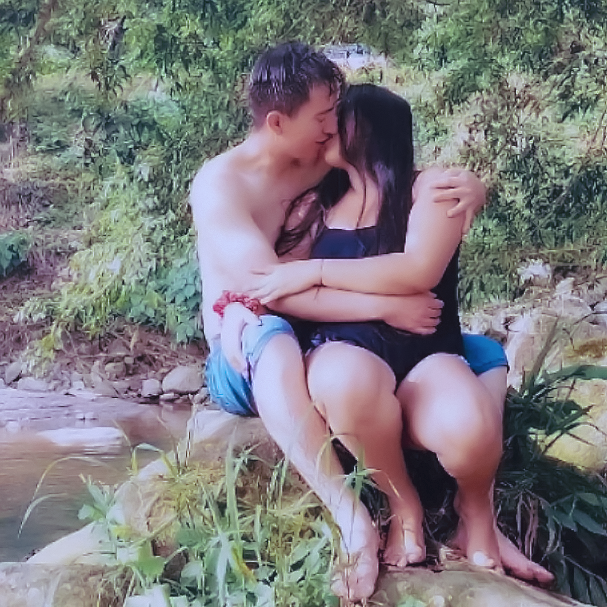
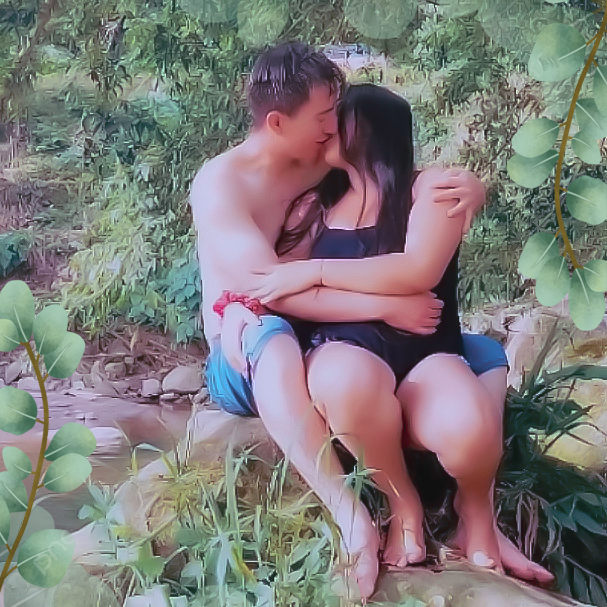
Comparing the layer stacks of the two 607 × 607 images. Changes:
renamed "Capa 0" to "Capa 1", moved it above "Capa 0 copia", painted on it over left=0, top=0, right=607, bottom=607
renamed "Filtro de fotografía 1" to "Capa 0 copia", painted on it over left=0, top=0, right=607, bottom=607
added layer "Capa 0" over left=0, top=0, right=607, bottom=607
